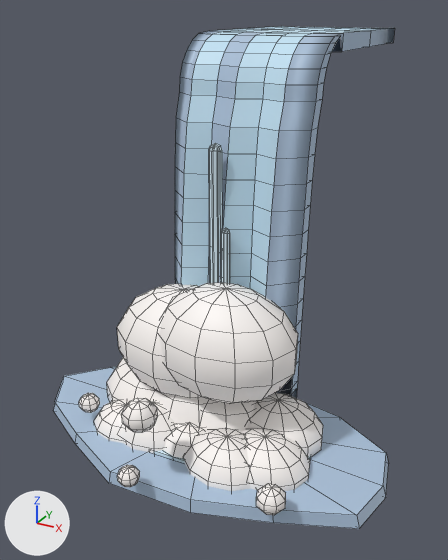
The FBX model Assets/Art/Models/Environment/Water/Waterfall_Small.fbx as it was, and as the next commit left it.
One viewpoint serves both versions: a 50 mm lens placed at (1.72, -3.63, 2.54), pointed at (-0.08, -0.36, 0.9). The lights are fixed; the arrows at lower left show +X, +Y and +Z. The picture after the commit comes second. Mesh edges are drawn as thin lines. Where no turn or scale is listed for an object, it has been applied to the vertices.

Names of what the first picture shows: 'Waterfall_Small'.
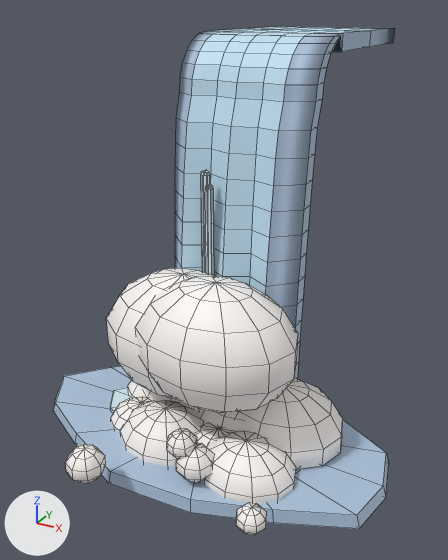
Location of each change, [x1, y1, x2, y2] in pixels of the pictures (448 x 560 px; the box of a moved part takes in the faces that stretch with it):
'Waterfall_Small', reshaped: before [53, 26, 395, 529]; after [53, 26, 394, 535]
part 1 of me_waterfall_small, moved or reshaped: before [221, 228, 230, 283]; after [201, 170, 211, 273]
part 2 of me_waterfall_small, moved or reshaped: before [209, 143, 223, 283]; after [205, 184, 215, 276]
part 3 of me_waterfall_small, moved or reshaped (mostly hidden afterwards): before [107, 358, 153, 402]; after [128, 380, 146, 398]
part 4 of me_waterfall_small, moved or reshaped (mostly hidden afterwards): before [149, 389, 211, 428]; after [145, 389, 197, 411]
part 5 of me_waterfall_small, moved or reshaped: before [201, 400, 256, 431]; after [196, 408, 240, 431]
part 6 of me_waterfall_small, moved or reshaped: before [247, 393, 323, 457]; after [237, 378, 343, 469]
part 7 of me_waterfall_small, moved or reshaped: before [94, 400, 128, 443]; after [111, 397, 152, 432]
part 8 of me_waterfall_small, moved or reshaped: before [121, 399, 176, 453]; after [120, 400, 203, 467]
part 9 of me_waterfall_small, moved or reshaped (not visible afterwards): before [164, 423, 206, 458]
part 10 of me_waterfall_small, moved or reshaped: before [183, 428, 250, 491]; after [196, 422, 231, 447]
part 11 of me_waterfall_small, moved or reshaped: before [241, 428, 310, 491]; after [203, 430, 296, 504]
part 12 of me_waterfall_small, moved or reshaped: before [122, 398, 158, 433]; after [65, 444, 106, 484]
part 13 of me_waterfall_small, moved or reshaped: before [117, 465, 140, 487]; after [176, 443, 213, 483]
part 14 of me_waterfall_small, moved or reshaped: before [256, 484, 286, 515]; after [236, 502, 267, 535]
part 15 of me_waterfall_small, moved or reshaped: before [79, 393, 100, 413]; after [167, 428, 197, 459]
part 16 of me_waterfall_small, moved or reshaped: before [117, 284, 201, 398]; after [106, 268, 214, 400]
part 17 of me_waterfall_small, moved or reshaped: before [159, 282, 298, 404]; after [136, 276, 298, 413]
part 18 of me_waterfall_small, moved or reshaped: before [181, 27, 343, 398]; after [181, 27, 343, 378]

Patch to the scene script:
```diff
--- a/Assets/Art/Models/Environment/Water/Waterfall_Small.fbx.py
+++ b/Assets/Art/Models/Environment/Water/Waterfall_Small.fbx.py
@@ me_waterfall_small @@
-me_waterfall_small.from_pydata(...)  # 1476 vertices, 1608 faces; spans x -1.26..1.2, y -1.53..1.28, z -0.06..2.4
+me_waterfall_small.from_pydata(...)  # 1476 vertices, 1608 faces; spans x -1.26..1.2, y -1.67..1.28, z -0.06..2.4
+# me_waterfall_small part 1: the loose piece of 52 vertices spanning x 0.0..0.06, y -0.56..-0.53, z 0.44..1.33 is scaled about its middle by (1.09, 1.08, 1.08), then moved by (-0.15, 0.02, 0.3)
+# me_waterfall_small part 2: the loose piece of 52 vertices spanning x -0.09..-0.01, y -0.54..-0.5, z 0.38..1.82 is scaled about its middle by (0.682, 0.665, 0.675), then moved by (-0.04, -0.01, -0.01)
+# me_waterfall_small part 3: the loose piece of 74 vertices spanning x -0.81..-0.04, y -0.97..-0.32, z 0.03..0.38 is scaled about its middle by 0.708, then moved by (0.01, 0.04, -0.06)
+# me_waterfall_small part 4: the loose piece of 74 vertices spanning x -0.54..0.28, y -0.99..-0.31, z 0.04..0.4 is moved by (-0.07, 0.1, 0.0)
+# me_waterfall_small part 5: the loose piece of 74 vertices spanning x -0.28..0.43, y -0.95..-0.36, z 0.03..0.35 is moved by (0.14, 0.02, 0.0)
+# me_waterfall_small part 6: the loose piece of 74 vertices spanning x 0.15..0.75, y -0.87..-0.37, z 0.03..0.3 is scaled about its middle by 1.37, then moved by (0.0, 0.02, 0.06)
+# me_waterfall_small part 7: the loose piece of 74 vertices spanning x -0.69..-0.22, y -1.18..-0.79, z -0.03..0.18 is scaled about its middle by 0.967, then moved by (0.07, 0.08, 0.0)
+# me_waterfall_small part 8: the loose piece of 74 vertices spanning x -0.56..0.01, y -1.18..-0.71, z -0.02..0.23 is scaled about its middle by 1.1, then moved by (0.13, -0.04, 0.02)
+# me_waterfall_small part 9: the loose piece of 74 vertices spanning x -0.23..0.23, y -1.13..-0.75, z -0.03..0.18 is scaled about its middle by 0.961, then moved by (0.03, 0.0, 0.0)
+# me_waterfall_small part 10: the loose piece of 74 vertices spanning x 0.02..0.57, y -1.23..-0.77, z -0.03..0.22 is scaled about its middle by 0.926, then moved by (-0.1, 0.06, -0.01)
+# me_waterfall_small part 11: the loose piece of 74 vertices spanning x 0.22..0.78, y -1.14..-0.67, z -0.02..0.23 is scaled about its middle by 1.08, then moved by (-0.07, -0.11, 0.01)
+# me_waterfall_small part 12: the loose piece of 34 vertices spanning x -0.18..0.02, y -1.43..-1.23, z 0.35..0.54 is scaled about its middle by 1.1, then moved by (-0.22, -0.23, -0.26)
+# me_waterfall_small part 13: the loose piece of 34 vertices spanning x -0.15..-0.02, y -1.53..-1.4, z 0.06..0.18 is scaled about its middle by 1.8, then moved by (0.28, 0.26, 0.02)
+# me_waterfall_small part 14: the loose piece of 34 vertices spanning x 0.62..0.78, y -1.33..-1.17, z 0.05..0.2 is moved by (-0.03, -0.17, -0.01)
+# me_waterfall_small part 15: the loose piece of 34 vertices spanning x -0.77..-0.64, y -1.12..-0.99, z 0.09..0.21 is scaled about its middle by 1.35, then moved by (0.82, -0.15, 0.09)
+# me_waterfall_small part 16: the loose piece of 74 vertices spanning x -0.68..0.26, y -1.0..-0.28, z 0.18..0.92 is scaled about its middle by 1.13, then moved by (0.04, -0.06, 0.09)
+# me_waterfall_small part 17: the loose piece of 74 vertices spanning x -0.33..0.59, y -1.07..-0.36, z 0.3..1.03 is scaled about its middle by 1.09, then moved by (0.02, -0.15, 0.07)
+# me_waterfall_small part 18: 120 of 1476 vertices moved; they spanned x -0.45..0.45, y -0.63..1.18, z 0.01..2.4 and now span x -0.45..0.45, y -0.6..1.18, z 0.05..2.4; mean shift (0.0, 0.0, 0.0); largest move (-0.3, -0.6, 0.35) -> (-0.3, -0.6, 0.1)
 me_waterfall_small.materials.append(mat_m_env_water)
```
